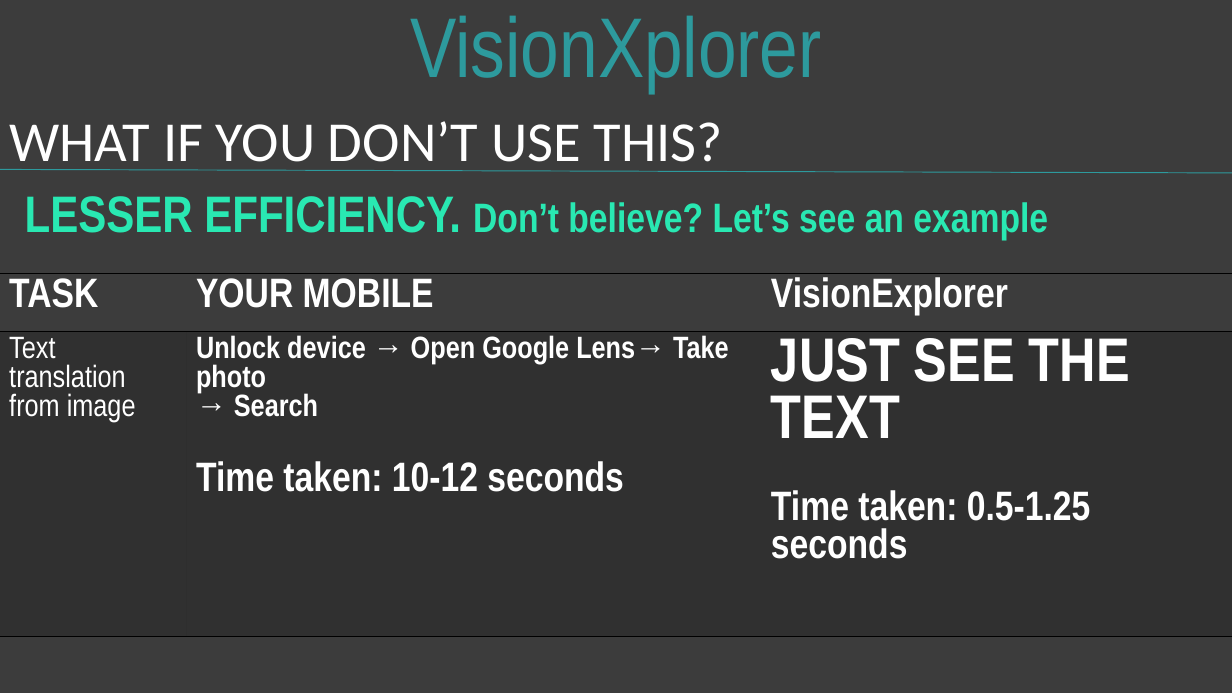
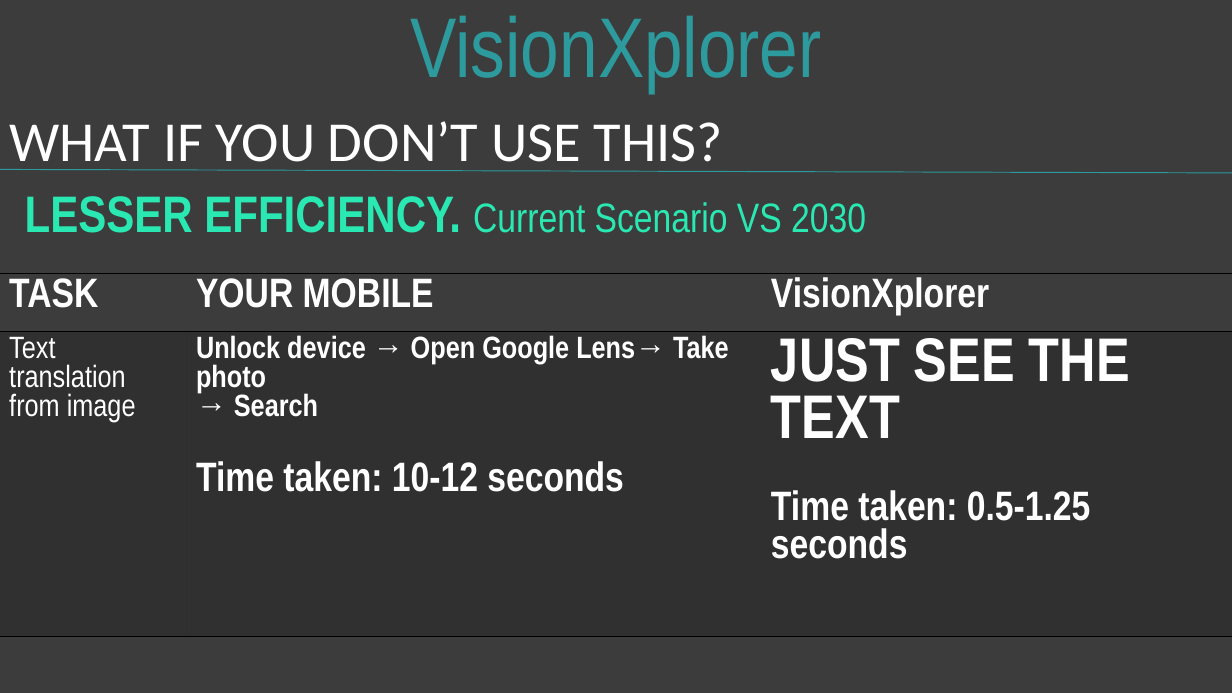
Before and after one commit to Soumyajit01/VisionXplorer, a slide deck: slide 5 of visionXplorer ppt files/visionXplorer.pptx. Drawn at 1232x693 pixels with LibreOffice and Linux fonts; fonts in the diff are those of the drawing. Boxes give left, top, right and bottom in pixels: in the first picture for what was removed or moved away, otherwise in the second. Text is boxed around its words. In the diff, an @@ line names an element or a change of style, - is before the commit and + after.

```diff
--- a/visionXplorer ppt files/visionXplorer.pptx
+++ b/visionXplorer ppt files/visionXplorer.pptx
@@ text at <box>25,196,866,233</box>: text changed; bold off @@
-LESSER EFFICIENCY. Don’t believe? Let’s see an example
+LESSER EFFICIENCY. Current Scenario VS 2030
@@ table at <box>0,274,1232,563</box> @@
-row 1, column 3: VisionExplorer
+row 1, column 3: VisionXplorer
```
Also in this commit, not shown: 2 other slides changed, 2 slides added.
